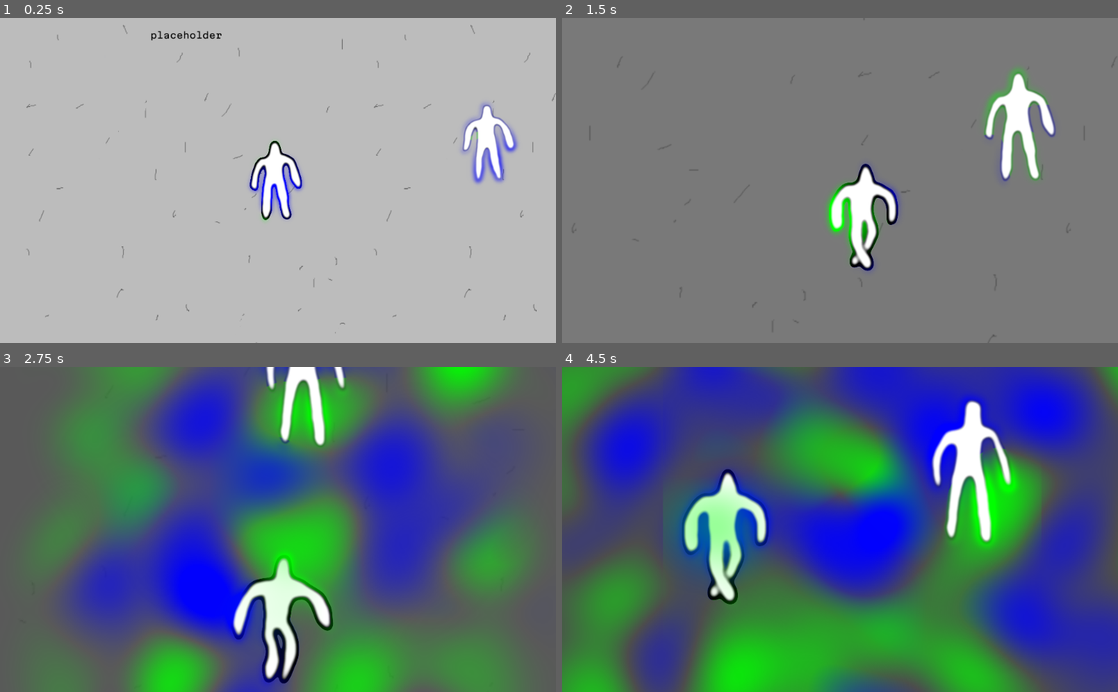
Above: before the commit, frames 1-4 (two rows, left to right).
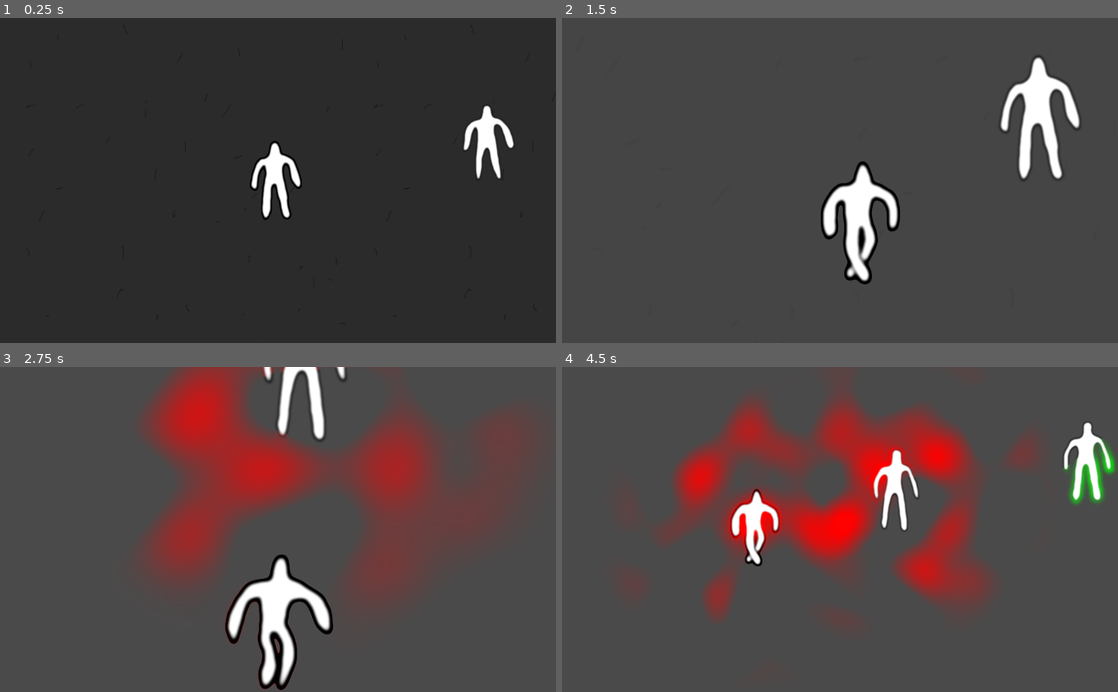
Above: after the commit, the same moments.

Repository: glitchcore/summon_55
Game: Godot game, scene res://Game.tscn
The game is run twice, just before and just after one commit, with the same random seed, the same clock (stepped at 60 frames per second) and the same inputs.
Inputs (mouse positions are in pixels of both pictures, inside the frame that each line leads up to):
- Up to frame 1 (0.25 s): no input
- Up to frame 2 (1.5 s): move the mouse to (962, 164) at 0.52 s; hold Right (ui_right) 0.53-1.28 s; move the mouse to (728, 196) at 1.27 s; hold Down (ui_down) from 1.28 s (still down)
- Up to frame 3 (2.75 s): move the mouse to (333, 458) at 2.02 s; release Down (ui_down) at 2.03 s; hold Right (ui_right) from 2.03 s (still down)
- Up to frame 4 (4.5 s): move the mouse to (812, 594) at 2.77 s; release Right (ui_right) at 2.78 s; hold Up (ui_up) 2.78-3.53 s; move the mouse to (1006, 578) at 3.52 s; hold Left (ui_left) from 3.53 s (still down); move the mouse to (673, 480) at 4.27 s

The runs differ from the first frame. In frame 1, 99% of the frame differs, in the area x 0-100%, y 0-100%; in frame 2, 99%; in frame 3, 82%; in frame 4, 90%.

Commit message:
color blending and exchanging demo

Diff:
--- a/Character.gdshader
+++ b/Character.gdshader
@@ -89,7 +89,7 @@
     vec4 res;
 
     float cloud_mask = texture.b +
-		smoothstep(0.3, 0.7, 1. - length((uv - 0.5) * 1.2 / (expand + 0.01))) * cloud_amount;
+		smoothstep(0.3, 0.7, 1. - length((uv - 0.5) * 1.5 / (expand + 0.01))) * cloud_amount;
 
 	float cloud = _noise(vec3(uv * 4., t * 0.7));
 	float cloud_v = abs(cloud);
@@ -100,8 +100,8 @@
 		cloud_v = 0.;
 	}
 
-	float hard_cloud = clamp(cloud_v * 2., 0., 1.);
-	float soft_cloud = clamp(cloud_v * 1.5, 0., 1.) * cloud_mask;
+	float hard_cloud = clamp(cloud_v * 2., 0., 1.) * cloud_amount;
+	float soft_cloud = clamp(cloud_v * 1.5, 0., 1.) * cloud_mask * cloud_amount;
 
 	float inner = smoothstep(0.5, 0.9, texture.g);
 	float outer = 1. - smoothstep(thickness, 0.85, texture.r);
--- a/Character.tscn
+++ b/Character.tscn
@@ -107,8 +107,14 @@
 texture = ExtResource( 2 )
 hframes = 3
 vframes = 4
-frame = 2
+frame = 5
 script = ExtResource( 1 )
 __meta__ = {
 "_editor_description_": ""
 }
+
+[node name="ColorChanger" type="Timer" parent="Sprite"]
+wait_time = 2.0
+autostart = true
+
+[connection signal="timeout" from="Sprite/ColorChanger" to="Sprite" method="_on_ColorChanger_timeout"]
--- a/CharacterSprite.gd
+++ b/CharacterSprite.gd
@@ -1,4 +1,16 @@
 extends Sprite
+
+export var COLORS = [
+	Color(0, 0, 0),
+	Color(1, 0, 0),
+	Color(0, 1, 0),
+	Color(0, 0, 1),
+	Color(1, 0, 1)
+]
+
+var free_mode = true
+var colors = Array()
+var current_colors = [0, 0] # pair of color index
 
 func _ready() -> void:
 	var rng = RandomNumberGenerator.new()
@@ -20,6 +32,38 @@
 	var time_seed = rng.randf_range(0.0, 1000.0)
 	material.set_shader_param("time_seed", time_seed)
 
-	material.set_shader_param("color_1", Vector3(0, 0, 1))
-	material.set_shader_param("color_2", Vector3(0, 1, 0))
 	material.set_shader_param("thickness", 0.2)
+
+func _process(delta: float) -> void:
+	if free_mode:
+		var x = 1.0 - $ColorChanger.time_left / $ColorChanger.wait_time
+		x = 1.0 - pow(cos(x * PI), 16.0)
+		material.set_shader_param("cloud_amount", x)
+
+	var a = COLORS[current_colors[0]]
+	var b = COLORS[current_colors[1]]
+	material.set_shader_param("color_1", Vector3(a.r, a.g, a.b))
+	material.set_shader_param("color_2", Vector3(b.r, b.g, b.b))
+
+
+# add color and select it
+func on_add_color(color: int):
+	free_mode = false
+	current_colors = [color, 0]
+
+	if colors.find(color) == -1:
+		colors.append(color)
+
+func get_colors():
+	return colors
+
+func on_free_mode():
+	free_mode = true
+
+func _on_ColorChanger_timeout() -> void:
+	if free_mode:
+		colors.shuffle()
+		if colors.size() > 0:
+			current_colors[0] = colors[0]
+		if colors.size() > 1:
+			current_colors[1] = colors[1]
--- a/Game.gd
+++ b/Game.gd
@@ -2,24 +2,26 @@
 
 enum State {IDLE, ZOOM_IN, EXPANSION, CONTRACTION, ZOOM_OUT}
 
-export(float, EASE) var DAMP_EASING = 1.0
+export(float, EASE) var ZOOM_EASING = 1.0
+export(float, EASE) var EXPAND_EASING = 1.0
+export(float, EASE) var AMOUNT_EASING = 1.0
+
 export var duration = 0.3
 export var zoom_origin = 1
 export var zoom_amount = -0.5
+export var expand_time = 2
+export var contract_time = 1
 
 onready var me = $Player
 onready var camera = $Player/Camera2
 onready var timer = $Timer
 onready var label = $Label
 
-func _ready() -> void:
-	pass
-
 var state = State.IDLE
 var current_target
 var origin_bg_modulate
 var materials = Array()
-var actor = 0
+var color_challenge = Array()
 
 func enter_idle():
 	state = State.IDLE
@@ -37,12 +39,17 @@
 		current_target.find_node("Character").find_node("Sprite").material
 	]
 
+	color_challenge = get_color_challenge(
+		me.find_node("Character").find_node("Sprite").call("get_colors"),
+		current_target.find_node("Character").find_node("Sprite").call("get_colors")
+	)
+
 	timer.set_wait_time(duration)
 	timer.start()
 func handle_zoom_in():
 	camera.position = (current_target.position - me.position) / 2
 
-	var x = ease(timer.time_left / timer.wait_time, DAMP_EASING)
+	var x = ease(timer.time_left / timer.wait_time, ZOOM_EASING)
 
 	var zoom = zoom_origin + (1.0 - x) * zoom_amount
 	camera.zoom = Vector2(zoom, zoom)
@@ -52,38 +59,53 @@
 	enter_expansion()
 
 func enter_expansion():
+	if color_challenge.size() == 0:
+		enter_zoom_out()
+		return
+
 	state = State.EXPANSION
-	timer.set_wait_time(1)
-	timer.start()
 
+	var actor = color_challenge[0][0]
+	var color = color_challenge[0][1]
 	materials[1 - actor].set_shader_param("expand", 1.0)
 	materials[1 - actor].set_shader_param("cloud_amount", 0.0)
+
+	me.find_node("Character").find_node("Sprite").call("on_add_color", color)
+	current_target.find_node("Character").find_node("Sprite").call("on_add_color", color)
+
+	timer.set_wait_time(expand_time)
+	timer.start()
 func handle_expansion():
 	var x = 1.0 - timer.time_left / timer.wait_time
-	materials[actor].set_shader_param("expand", x)
-	materials[actor].set_shader_param("cloud_amount", x)
-	materials[1 - actor].set_shader_param("cloud_amount", x)
+	var actor = color_challenge[0][0]
+	materials[actor].set_shader_param("expand", ease(x, EXPAND_EASING))
+	materials[actor].set_shader_param("cloud_amount", ease(x, EXPAND_EASING))
+	materials[1 - actor].set_shader_param("cloud_amount", ease(x, AMOUNT_EASING))
 func exit_expansion():
 	enter_contraction()
 
 func enter_contraction():
 	state = State.CONTRACTION
-	timer.set_wait_time(1)
+	timer.set_wait_time(contract_time)
 	timer.start()
 func handle_contraction():
 	var x = timer.time_left / timer.wait_time
-	materials[actor].set_shader_param("expand", x)
-	materials[1 - actor].set_shader_param("expand", x)
+	materials[0].set_shader_param("expand", x)
+	materials[1].set_shader_param("expand", x)
 func exit_contraction():
-	enter_zoom_out()
+	color_challenge.pop_front()
+	enter_expansion()
 
 func enter_zoom_out():
+	me.find_node("Character").find_node("Sprite").call("on_free_mode")
+	current_target.find_node("Character").find_node("Sprite").call("on_free_mode")
+
 	state = State.ZOOM_OUT
 	camera.position = Vector2()
 	timer.set_wait_time(duration)
 	timer.start()
 func handle_zoom_out():
-	var x = ease(timer.time_left / timer.wait_time, DAMP_EASING)
+	var x = ease(timer.time_left / timer.wait_time, ZOOM_EASING)
 	var zoom = zoom_origin + x * zoom_amount
 	camera.zoom = Vector2(zoom, zoom)
 
@@ -104,6 +126,8 @@
 		handle_zoom_out()
 
 func on_PlayerCollide(target: Node):
+	me.call("on_PlayerCollide")
+
 	enter_zoom_in(target)
 
 	for obj in $People.get_children():
@@ -121,3 +145,18 @@
 		exit_contraction()
 	elif state == State.ZOOM_OUT:
 		exit_zoom_out()
+
+func get_color_challenge(a, b):
+	var res = Array()
+
+	print(a, " ", b)
+	for x in a:
+		if b.find(x) == -1:
+			res.append([0, x])
+
+	for x in b:
+		if a.find(x) == -1:
+			res.append([1, x])
+
+	res.shuffle()
+	return res
--- a/Game.tscn
+++ b/Game.tscn
@@ -8,10 +8,11 @@
 
 [node name="Game" type="Node2D"]
 script = ExtResource( 5 )
-DAMP_EASING = 0.482968
+EXPAND_EASING = 0.196146
+AMOUNT_EASING = 4.75683
 
 [node name="Ground" type="TextureRect" parent="."]
-modulate = Color( 0.737255, 0.737255, 0.737255, 1 )
+modulate = Color( 0.168627, 0.168627, 0.168627, 1 )
 margin_left = -390.0
 margin_top = -259.0
 margin_right = 2205.0
@@ -41,6 +42,19 @@
 
 [node name="Man" parent="People" instance=ExtResource( 4 )]
 position = Vector2( 625, 208 )
+init_colors = [ 1 ]
+
+[node name="Man2" parent="People" instance=ExtResource( 4 )]
+position = Vector2( 968, 157 )
+init_colors = [ 2 ]
+
+[node name="Man3" parent="People" instance=ExtResource( 4 )]
+position = Vector2( 245, 820 )
+init_colors = [ 3 ]
+
+[node name="Man4" parent="People" instance=ExtResource( 4 )]
+position = Vector2( 837, 783 )
+init_colors = [ 1, 4 ]
 
 [node name="Timer" type="Timer" parent="."]
 one_shot = true
--- a/LabelNode.tscn
+++ b/LabelNode.tscn
@@ -12,4 +12,3 @@
 margin_right = 40.0
 margin_bottom = 14.0
 custom_fonts/font = SubResource( 1 )
-text = "placeholder"
--- a/Man.gd
+++ b/Man.gd
@@ -1,17 +1,19 @@
 extends Node2D
-
-signal player_collide(object)
 
 onready var game = get_node("/root/Game") as Node
 
+export(Array, int) var init_colors = []
+
 func _ready() -> void:
-	var _r = self.connect("player_collide", game, "on_PlayerCollide")
-
 	var rng = RandomNumberGenerator.new()
 
 	rng.randomize()
 	$Character/PlayerAnimator.play("Idle")
 	$Character/PlayerAnimator.playback_speed = rng.randf_range(0.2, 0.4)
 
+	for color in init_colors:
+		if $Character/Sprite.colors.find(color) == -1:
+			$Character/Sprite.colors.append(color)
+
 func _on_Area2D_body_entered(body: Node) -> void:
-	emit_signal("player_collide", self)
+	game.call("on_PlayerCollide", self)
--- a/Player.gd
+++ b/Player.gd
@@ -6,10 +6,16 @@
 
 export(float) var expand = 0.0
 
+export(Array, int) var init_colors = []
+
 func _ready() -> void:
 	target_position = position
 	$Character/PlayerAnimator.play("Idle")
 	$Character/Sprite.material.set_shader_param("thickness", 0.8)
+
+	for color in init_colors:
+		if $Character/Sprite.colors.find(color) == -1:
+			$Character/Sprite.colors.append(color)
 
 func _process(delta: float) -> void:
 	var is_moving = false
@@ -35,3 +41,7 @@
 		$Character/PlayerAnimator.play("Walk")
 	else:
 		$Character/PlayerAnimator.play("Idle")
+
+func on_PlayerCollide():
+	# stop on collide
+	target_position = position
